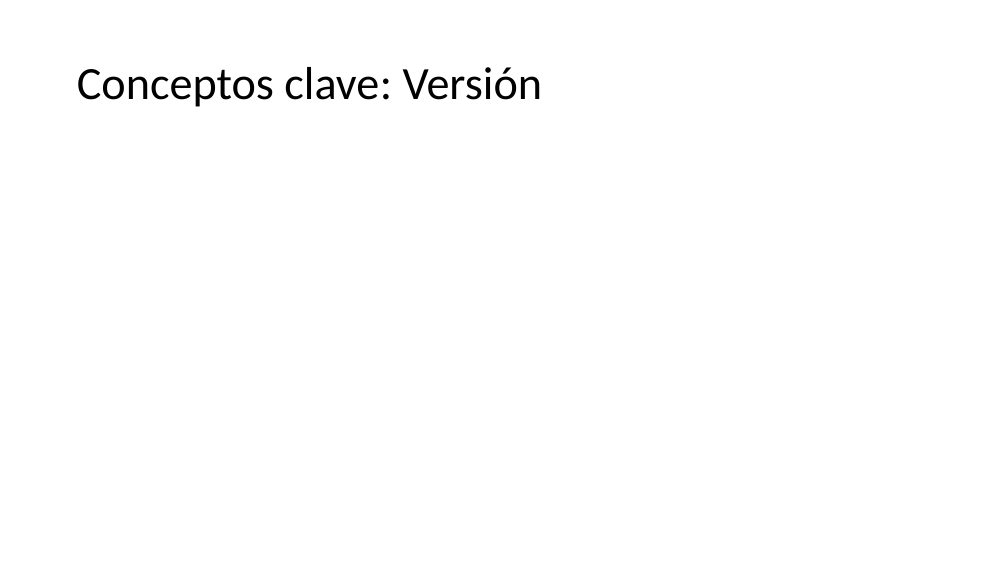
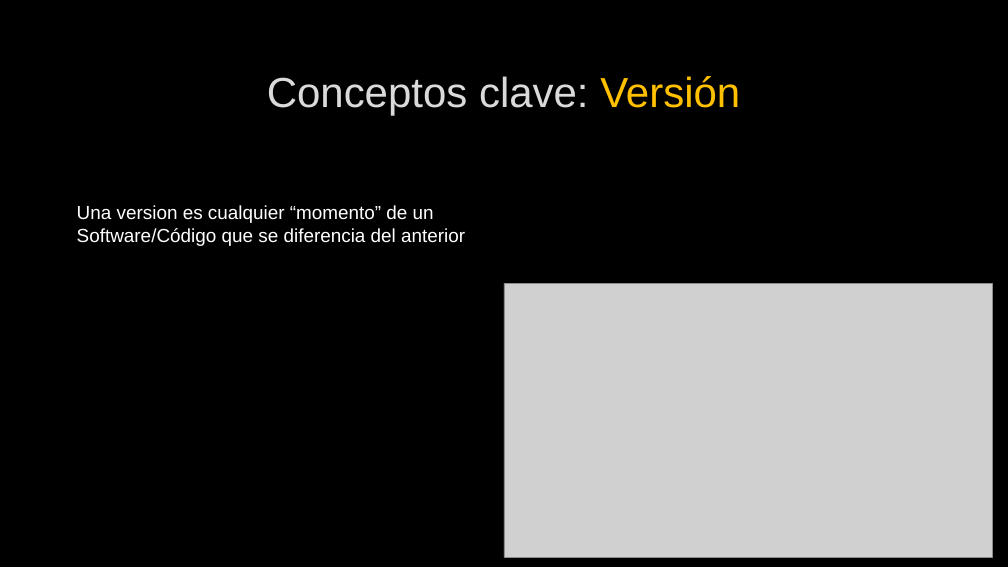
Before and after one commit to Shisah/GitGud2, a slide deck: slide 3 of Presentation/Git Gud 2.pptx. Drawn at 1008x567 pixels with LibreOffice and Linux fonts; fonts in the diff are those of the drawing; grey boxes stand for pictures; background and template pictures are left out. Boxes give left, top, right and bottom in pixels: in the first picture for what was removed or moved away, otherwise in the second. Text is boxed around its words. In the diff, an @@ line names an element or a change of style, - is before the commit and + after.

Commit message:
agregadas definiciones de repo, version y control de versiones

```diff
--- a/Presentation/Git Gud 2.pptx
+++ b/Presentation/Git Gud 2.pptx
@@ background #FFFFFF to picture (left out) @@
@@ title "Conceptos clave: Versión": place and size @@
-title "Conceptos clave: Versión" at box(77, 67, 543, 107)
+title "Conceptos clave: Versión" at box(267, 76, 740, 115)
@@ title "Conceptos clave: Versión" at box(267, 76, 740, 115): size 44 to 40 pt, font Calibri to Arial, letter outline none to #404040 0.75 pt; text colour #000000 to #DADADA in "Conceptos clave:"; text colour #000000 to #FFC000 in "Versión"; alignment left to centre; line spacing 0.9 to 1 @@
@@ text added at box(77, 205, 465, 246), 18 pt, text #FFFFFF @@
+Una version es cualquier “momento” de un Software/Código que se diferencia del anterior
@@ picture added at box(504, 283, 993, 557) @@
```
Also in this commit, not shown: 17 other slides changed.
